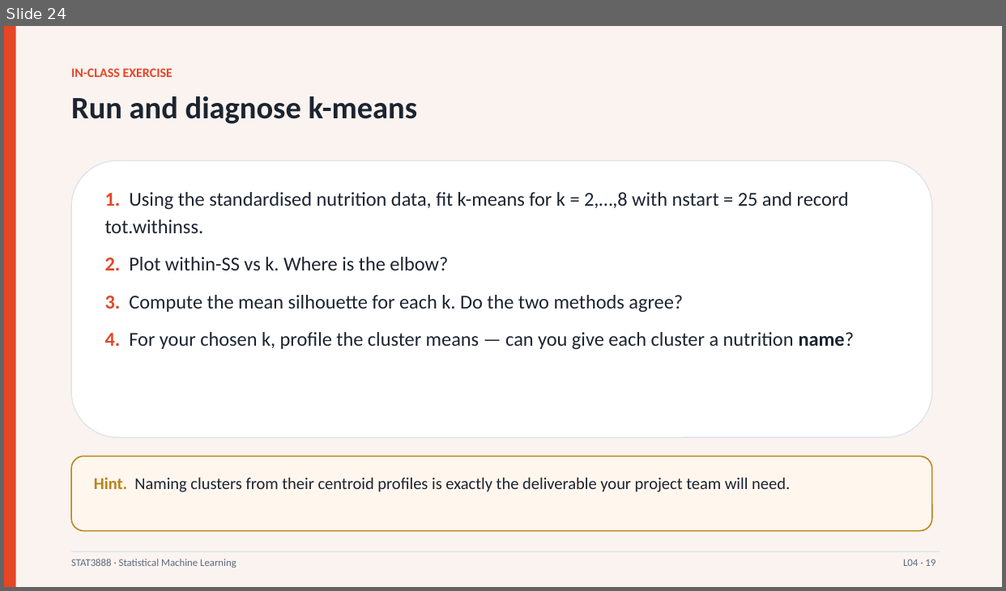
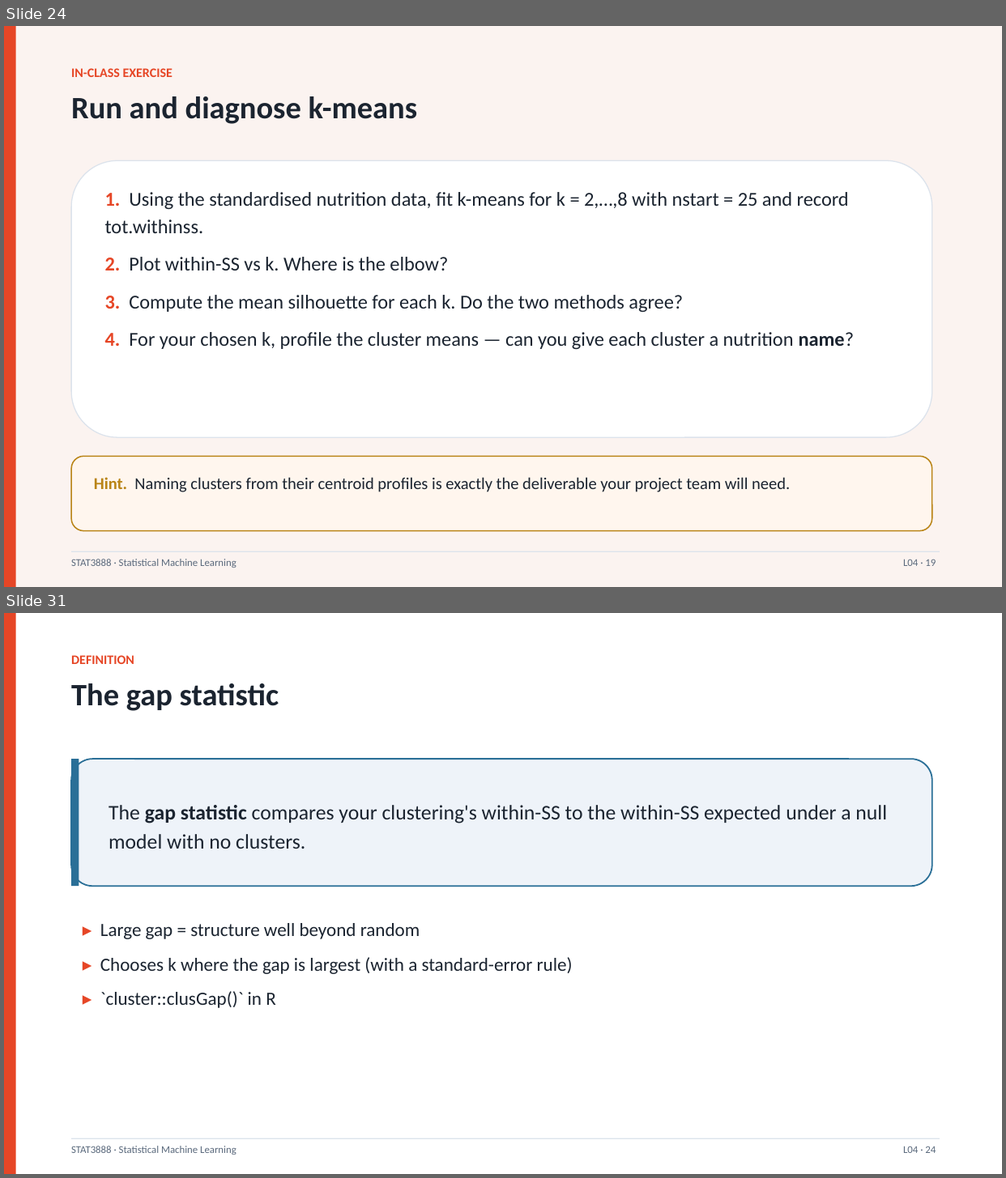
Before and after one commit to liuyizhou0402/data-analysis, a slide deck: STAT3888_course/Lecture04_Kmeans.pptx. Shown one above the other, each under a label of ours: slide 24 before the commit, slides 24 and 31 after it; the slides between them are not shown. The pictures are 1006x591 and 1006x1178 pixels, drawn with LibreOffice and Linux fonts; fonts in the diff are those of the drawing. Boxes give left, top, right and bottom in pixels: in the first picture for what was removed or moved away, otherwise in the second. Text is boxed around its words. In the diff, an @@ line names an element or a change of style, - is before the commit and + after.

```diff
--- a/STAT3888_course/Lecture04_Kmeans.pptx
+++ b/STAT3888_course/Lecture04_Kmeans.pptx
@@ slide 31 added at (x1=4, y1=613, x2=1002, y2=1174), background #FFFFFF @@
@@ rectangle added at (x1=4, y1=613, x2=16, y2=1174), fill #E64626 @@
@@ text added at (x1=71, y1=655, x2=134, y2=664), 12.5 pt, text #E64626, bold @@
+DEFINITION
@@ text added at (x1=71, y1=683, x2=279, y2=711), 30 pt, text #1B2430, bold @@
+The gap statistic
@@ rounded rectangle added at (x1=71, y1=759, x2=932, y2=886), fill #EEF3F9, outline #2A6F97 1.4 pt @@
@@ rectangle added at (x1=71, y1=759, x2=79, y2=886), fill #2A6F97 @@
@@ text added at (x1=108, y1=805, x2=887, y2=849), 20 pt, text #1B2430 @@
+The gap statistic compares your clustering's within-SS to the within-SS expected under a null model with no clusters.
@@ text added at (x1=100, y1=923, x2=573, y2=1008), 18 pt, text #1B2430 @@
+▸ Large gap = structure well beyond random
+▸ Chooses k where the gap is largest (with a standard-error rule)
+▸ `cluster::clusGap()` in R
@@ rectangle added at (x1=71, y1=1139, x2=940, y2=1139), fill #DCE3EC @@
@@ text added at (x1=71, y1=1146, x2=236, y2=1155), 10 pt, text #5B6A7D @@
+STAT3888 · Statistical Machine Learning
@@ text added at (x1=903, y1=1146, x2=936, y2=1153), 10 pt, text #5B6A7D @@
+L04 · 24
```
Also in this commit, not shown: 1 slide changed, 34 other slides added, 5 other files.
